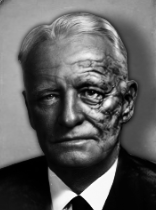
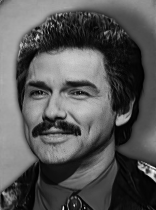
The second 156px x 210px image is a revision of the first. Changes to its layers:
added layer "Layer 13" above "vrf1jq_e8852d1edd3eca0014d787435b182d002697f149" over (x1=0, y1=10, x2=156, y2=210)
hid "Layer 11" over (x1=0, y1=11, x2=156, y2=210)
